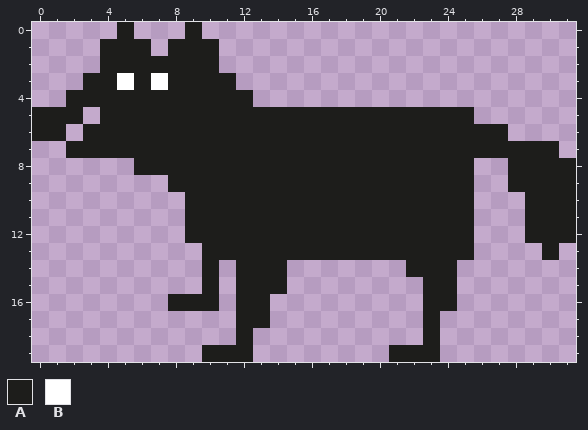
File history of a pixel-art sprite, art/wolf.png. This is how it looked before the edit.
The file is 320x200 pixels, drawn in blocks of 10x10; one block is one cell here.
Palette (. is transparent): A #1d1d1b  B #ffffff
Pixels before, first column x 0:
 0 .....A...A......................
 1 ....AAA.AAA.....................
 2 ....AAAAAAA.....................
 3 ...AABABAAAA....................
 4 ..AAAAAAAAAAA...................
 5 AAA.AAAAAAAAAAAAAAAAAAAAAA......
 6 AA.AAAAAAAAAAAAAAAAAAAAAAAAA....
 7 ..AAAAAAAAAAAAAAAAAAAAAAAAAAAAA.
 8 ......AAAAAAAAAAAAAAAAAAAA..AAAA
 9 ........AAAAAAAAAAAAAAAAAA..AAAA
10 .........AAAAAAAAAAAAAAAAA...AAA
11 .........AAAAAAAAAAAAAAAAA...AAA
12 .........AAAAAAAAAAAAAAAAA...AAA
13 ..........AAAAAAAAAAAAAAAA....A.
14 ..........A.AAA.......AAA.......
15 ..........A.AAA........AA.......
16 ........AAA.AA.........AA.......
17 ............AA.........A........
18 ............A..........A........
19 ..........AAA........AAA........
The result:
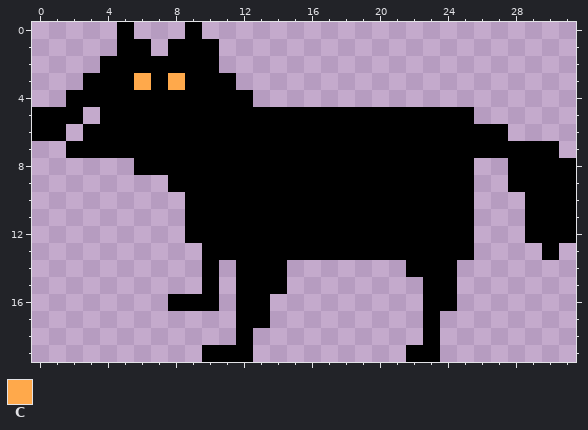
Colours new in this view: C #ffa94b
Difference:
colour A: #1d1d1b -> #000000
Changed rows in their new state; - is a pixel that keeps its letter.
first column x 4:
 1 .----
 3 -ACAC
first column x 21:
19 .
